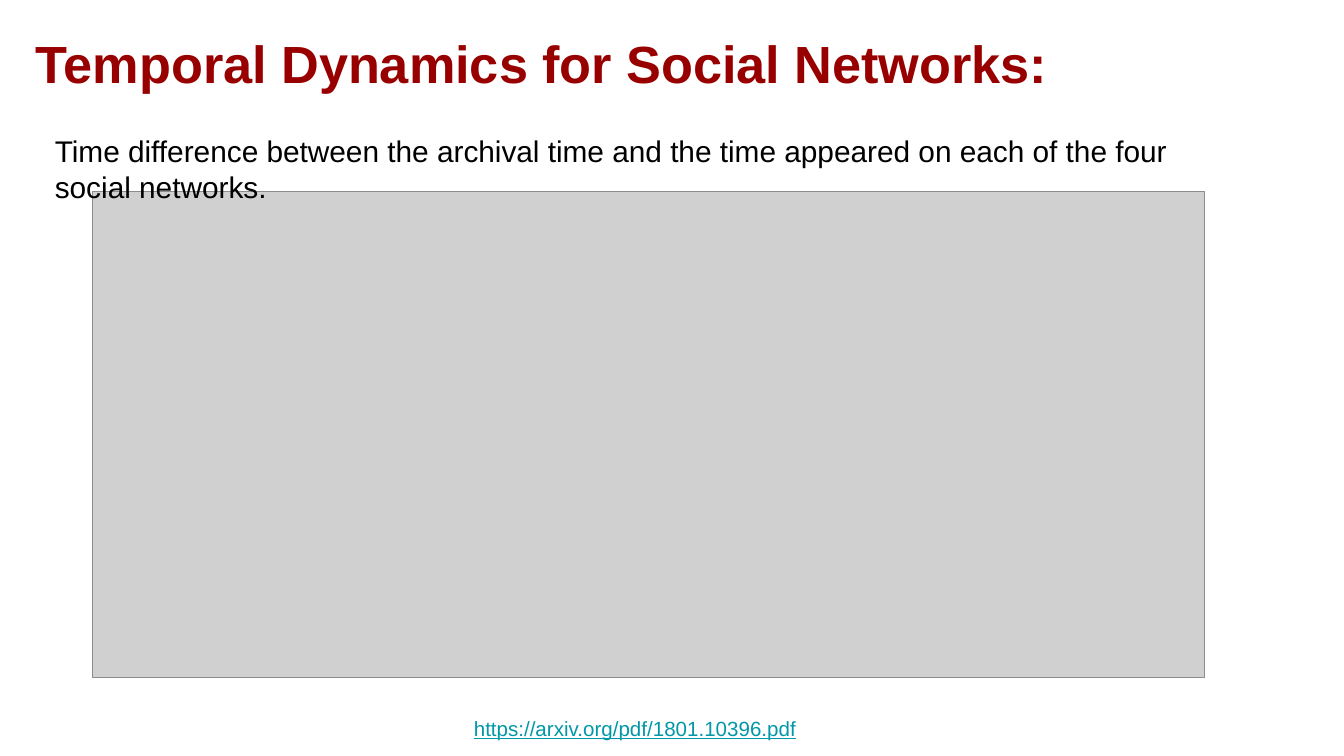
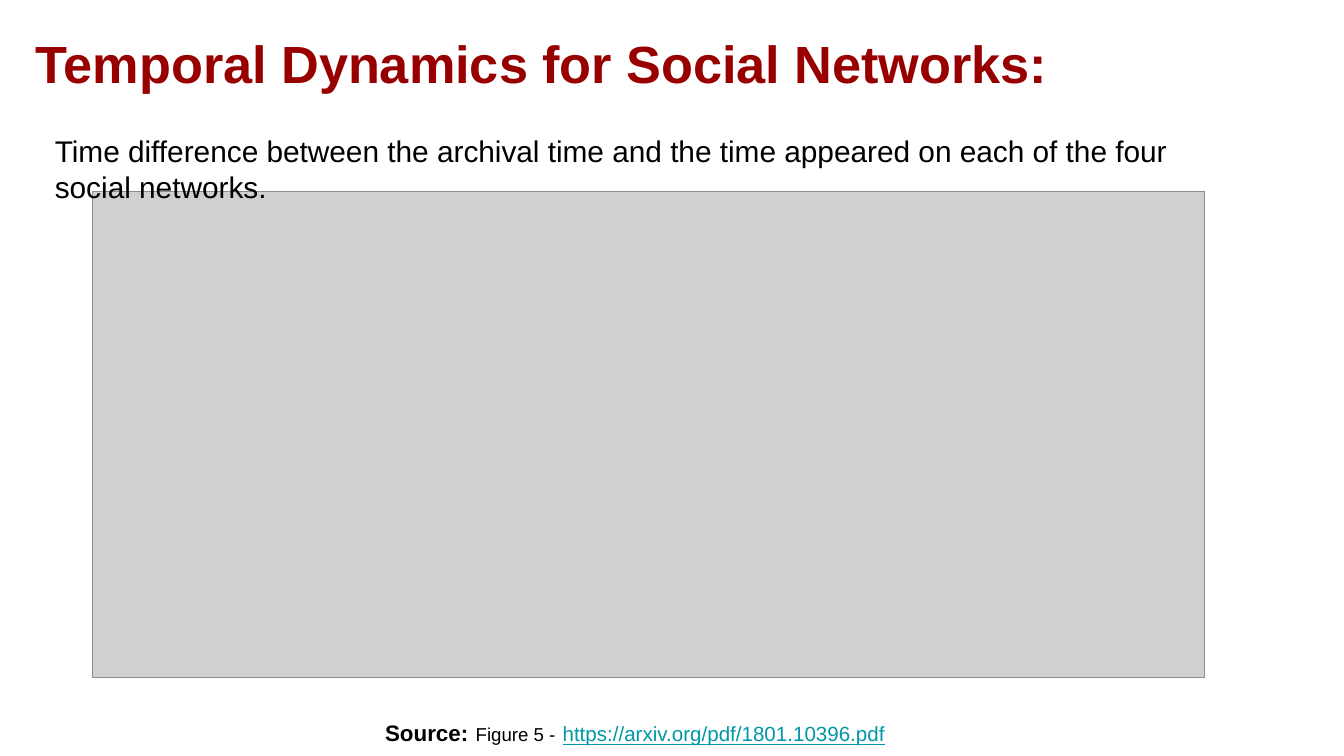
Before and after one commit to phonedude/cs895-s19, a slide deck: slide 13 of assignments/bikkasandra/week-17-presentation/UnderstandingWebArchivingServicesAndTheir(Mis)UseonSocialMedia.pptx. Drawn at 1344x756 pixels with LibreOffice and Linux fonts; fonts in the diff are those of the drawing; grey boxes stand for pictures. Boxes give left, top, right and bottom in pixels: in the first picture for what was removed or moved away, otherwise in the second. Text is boxed around its words. In the diff, an @@ line names an element or a change of style, - is before the commit and + after.

```diff
--- a/assignments/bikkasandra/week-17-presentation/UnderstandingWebArchivingServicesAndTheir(Mis)UseonSocialMedia.pptx
+++ b/assignments/bikkasandra/week-17-presentation/UnderstandingWebArchivingServicesAndTheir(Mis)UseonSocialMedia.pptx
@@ text at (385, 725, 885, 746): text changed @@
-https://arxiv.org/pdf/1801.10396.pdf
+Source: Figure 5 - https://arxiv.org/pdf/1801.10396.pdf
```
Also in this commit, not shown: 10 other slides changed, 1 other file.
